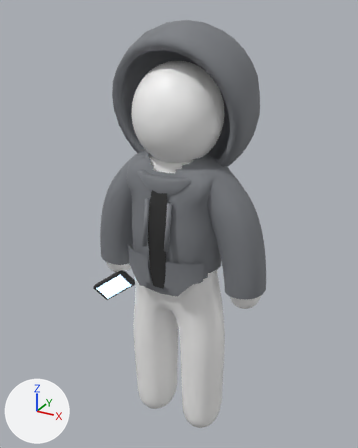
One commit to the glTF model assets/zp_character_rigged.glb: the scene before it, then after it.
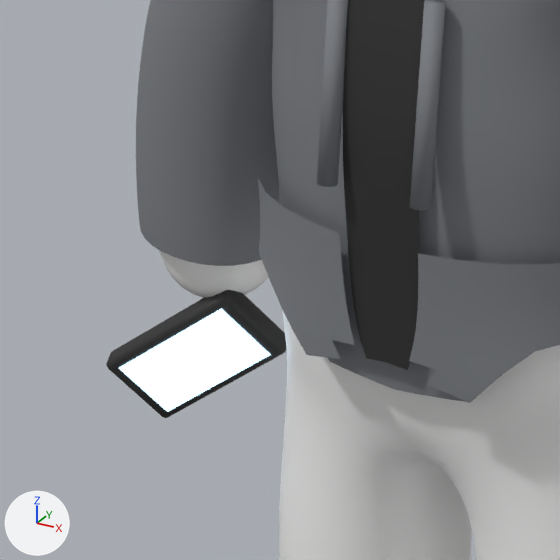
Each version appears first whole from a camera (50 mm lens) standing at (0.486, -0.88, 1.019) and looking at (-0.035, 0.068, 0.545), and next in a close-up on the part from 19% to 55% of the width and 45% to 74% of the height. Lighting does not change. The marker at lower left points along +X, +Y and +Z. The last two pictures show the newer version.

The first close-up shows 'PR_Phone', 'ZP_Character'.
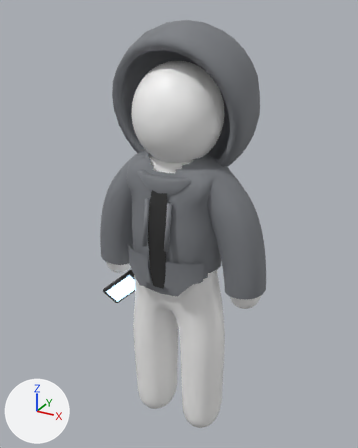
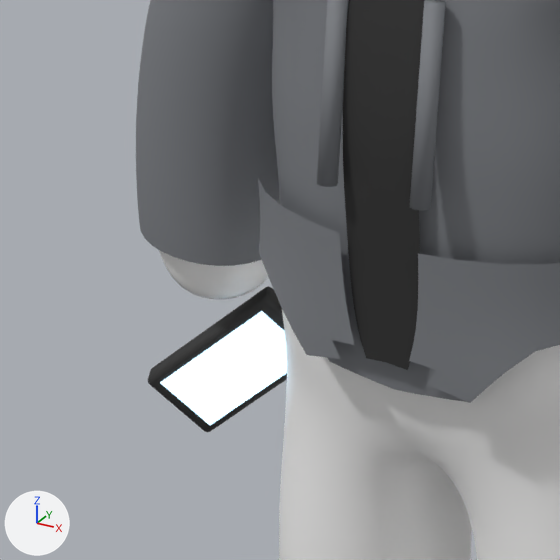
Pixel boxes [x1, y1, x2, y2] of what changed, in the close-ups (560 x 560 px):
'PR_Phone', moved, turned: before [106, 290, 286, 418]; after [148, 286, 287, 432]

The change in detail:
Object 'PR_Phone' (ob_pr_phone) moves from (-0.1701, -0.0185, 0.3849) to (-0.1569, 0.002, 0.3722).
Object 'PR_Phone' (ob_pr_phone) turns from (19, 50, 36) to (12, 48, 34) degrees about x, y and z.
